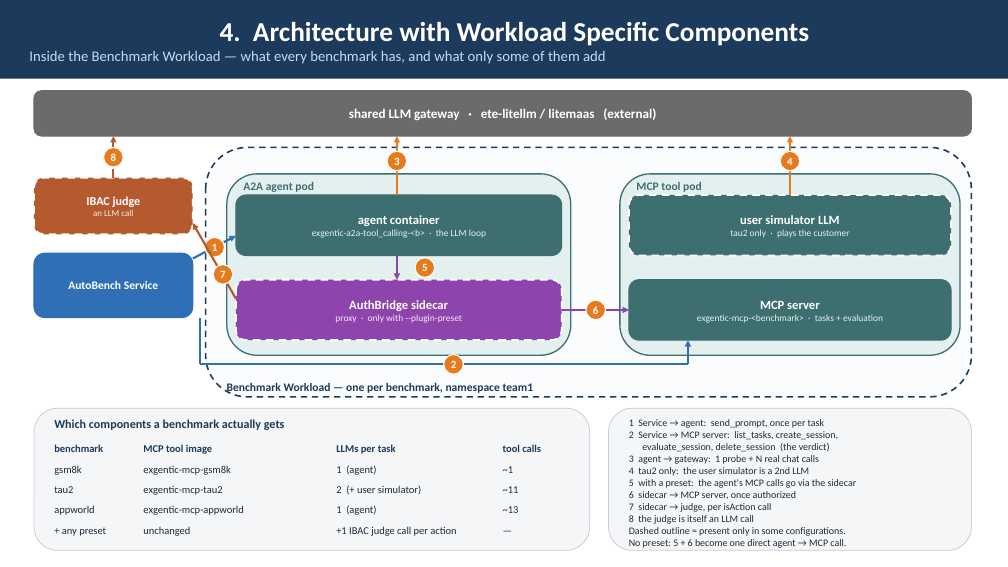
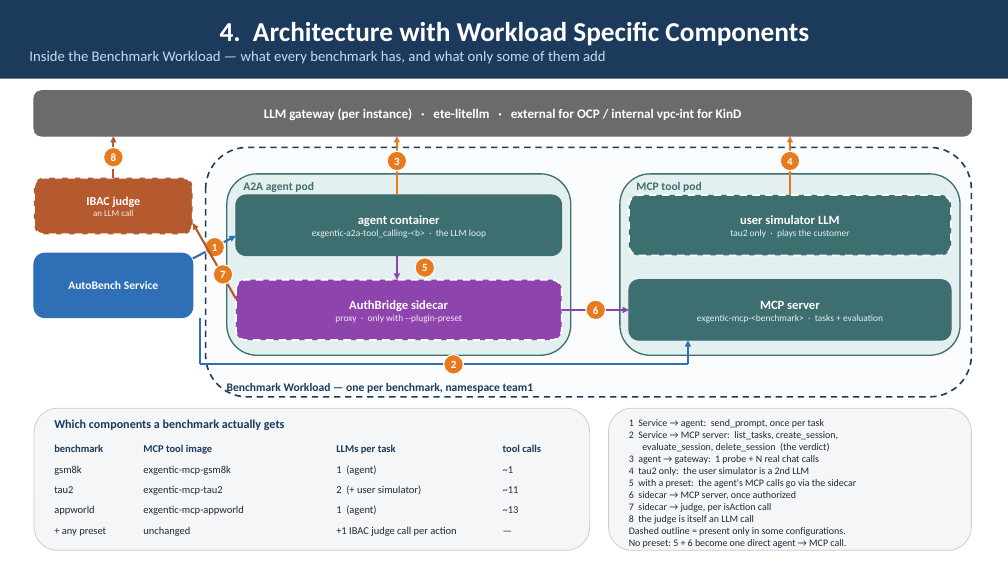
Before and after one commit to rossoctl/autobench, a slide deck: slide 6 of docs/AutoBench.pptx. Drawn at 1008x567 pixels with LibreOffice and Linux fonts; fonts in the diff are those of the drawing. Boxes give left, top, right and bottom in pixels: in the first picture for what was removed or moved away, otherwise in the second. Text is boxed around its words. In the diff, an @@ line names an element or a change of style, - is before the commit and + after.

```diff
--- a/docs/AutoBench.pptx
+++ b/docs/AutoBench.pptx
@@ text in rounded rectangle at (x1=264, y1=108, x2=742, y2=120): text changed @@
-shared LLM gateway · ete-litellm / litemaas (external)
+LLM gateway (per instance) · ete-litellm · external for OCP / internal vpc-int for KinD
```
Also in this commit, not shown: 2 other files.
